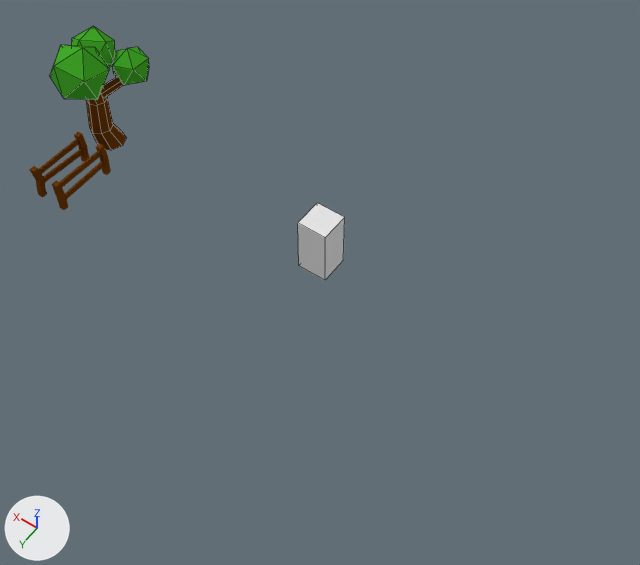
Two versions of the Blender file Src/Objects/MeshLib.blend, one commit apart.
The view is the same before and after, from a camera (50 mm lens) standing at (-11.47, 14.37, 21.54) and looking at (-2.35, 1.59, 1.47). The axes (+X, +Y, +Z) are drawn at lower left. The lights are the same throughout. Mesh edges are drawn as thin lines on the coarser meshes.

Names of what the first picture shows: 'Fence1', 'Fence2', 'ScaleCube', 'Tree1'.
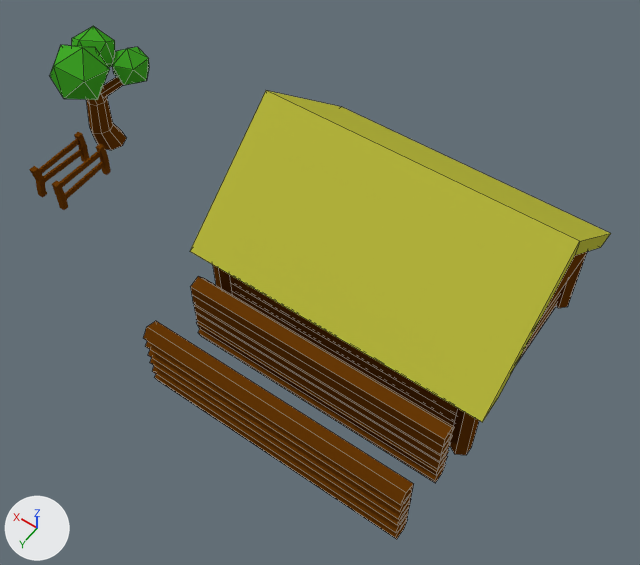
What the commit changed:
Material 'Reed1' (mat_reed1) is new.
Its base color is (0.5, 0.5, 0.05) (yellow #bcbc3f).
Mesh me_cylinder_001 is new.
It is a 5-sided cylinder along z spanning x -0.29..0.29, y -0.24..0.3, z -4.0..4.0.
It uses material mat_wood1 (brown #693a07).
Mesh me_cube_001 is new.
It has 134 vertices, 107 faces and spans x -4.57..4.57, y -3.67..3.66, z 0.0..5.98.
Faces by material slot: [95, 12].
It uses material mat_wood1 (brown #693a07).
It uses material mat_reed1 (yellow #bcbc3f).
Object 'Cylinder' (ob_cylinder) is new; it shows me_cylinder_001.
Its location is (-4.0, 4.12, 0.2).
Its rotation in degrees is (-90, 108, -90).
Object 'Cylinder.001' (ob_cylinder_001) is new; it shows a copy of me_cylinder_001.
Its location is (-4.0, 4.12, 0.65).
Its rotation in degrees is (-90, 42, -90).
Object 'Cylinder.002' (ob_cylinder_002) is new; it shows a copy of me_cylinder_001.
Its location is (-4.0, 4.12, 1.05).
Its rotation in degrees is (90, 47, 90).
Object 'Cylinder.003' (ob_cylinder_003) is new; it shows a copy of me_cylinder_001.
Its location is (-4.0, 4.12, 2.25).
Its rotation in degrees is (90, 53, 90).
Object 'Cylinder.004' (ob_cylinder_004) is new; it shows a copy of me_cylinder_001.
Its location is (-4.0, 4.12, 1.85).
Its rotation in degrees is (-90, 58, -90).
Object 'Cylinder.005' (ob_cylinder_005) is new; it shows a copy of me_cylinder_001.
Its location is (-4.0, 4.12, 1.4).
Its rotation in degrees is (-90, 126, -90).
Object 'Cylinder.006' (ob_cylinder_006) is new; it shows a copy of me_cylinder_001.
Its location is (-4.0, 6.0, 1.4).
Its rotation in degrees is (-90, 97, -90).
Object 'Cylinder.007' (ob_cylinder_007) is new; it shows a copy of me_cylinder_001.
Its location is (-4.0, 6.0, 1.85).
Its rotation in degrees is (-90, 92, -90).
Object 'Cylinder.008' (ob_cylinder_008) is new; it shows a copy of me_cylinder_001.
Its location is (-4.0, 6.0, 2.25).
Its rotation in degrees is (90, 91, 90).
Object 'Cylinder.009' (ob_cylinder_009) is new; it shows a copy of me_cylinder_001.
Its location is (-4.0, 6.0, 1.05).
Its rotation in degrees is (90, 86, 90).
Object 'Cylinder.010' (ob_cylinder_010) is new; it shows a copy of me_cylinder_001.
Its location is (-4.0, 6.0, 0.65).
Its rotation in degrees is (-90, 86, -90).
Object 'Cylinder.011' (ob_cylinder_011) is new; it shows a copy of me_cylinder_001.
Its location is (-4.0, 6.0, 0.2).
Its rotation in degrees is (-90, 108, -90).
Object 'WoodenCabin1' (ob_woodencabin1) is new; it shows me_cube_001.
Its location is (-4.0, 0.0, 0.0).

Where the change shows, as pixel boxes [x1, y1, x2, y2] in the pictures (640 x 565 px):
'WoodenCabin1', added (yellow): after [190, 90, 611, 455]
'Cylinder.008', added (brown): after [143, 321, 414, 505]
'Cylinder.003', added (brown): after [191, 276, 455, 447]
'Cylinder.005', added (brown): after [194, 304, 451, 462]
'Cylinder.004', added (brown): after [192, 295, 453, 454]
'Cylinder.006', added (brown): after [148, 350, 411, 519]
'Cylinder.010', added (brown): after [152, 366, 408, 532]
'Cylinder.007', added (brown): after [145, 341, 412, 512]
'Cylinder', added (brown): after [198, 329, 446, 483]
'Cylinder.002', added (brown): after [196, 313, 449, 469]
'Cylinder.009', added (brown): after [150, 358, 410, 525]
'Cylinder.001', added (brown): after [196, 321, 448, 476]
'Cylinder.011', added (brown): after [154, 374, 407, 539]
'ScaleCube', unchanged, covered by the edit: before [298, 203, 345, 280]
